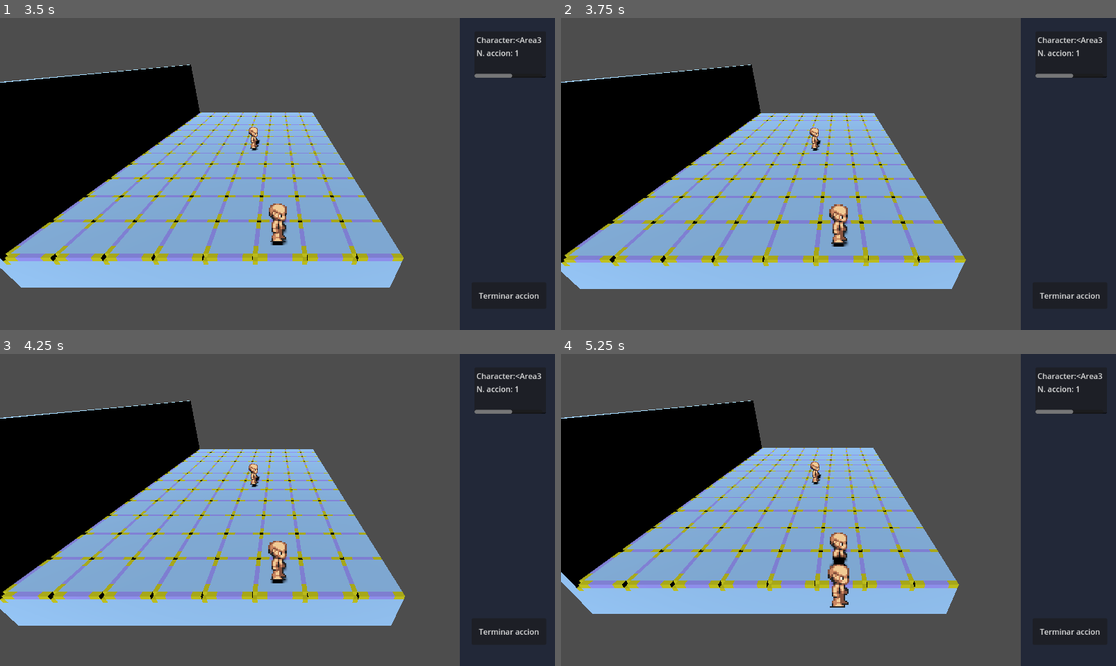
Above: before the commit, frames 1-4 (two rows, left to right).
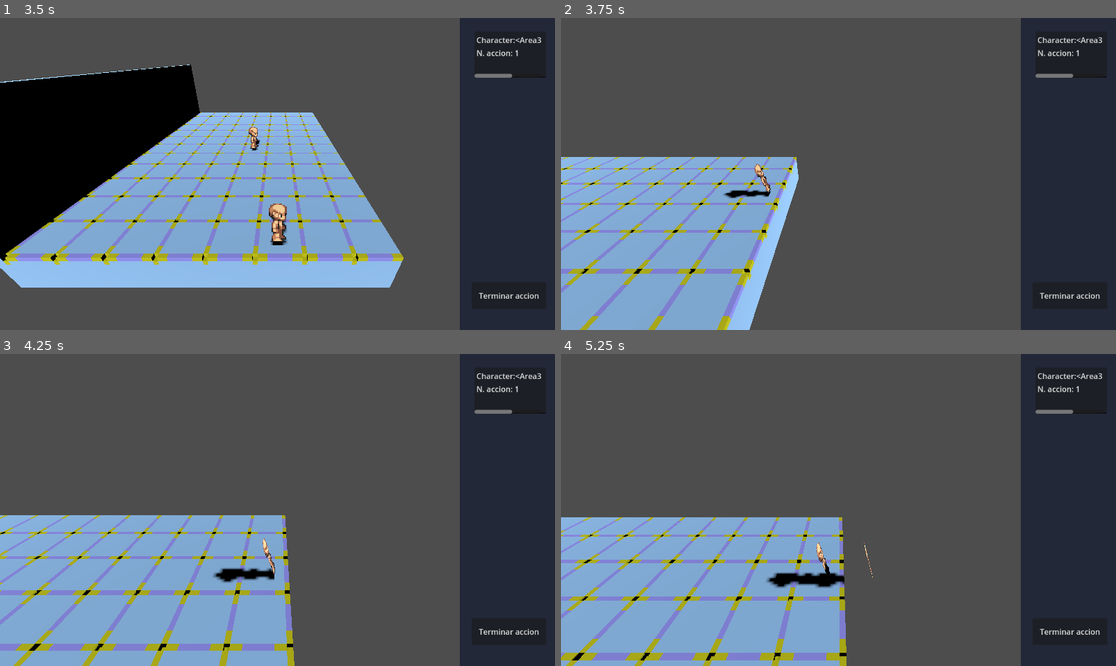
Above: after the commit, the same moments.

Repository: Karbajo/D-D
Game: Godot game, scene res://assets/objects/test/test1.tscn
The game is run twice, just before and just after one commit, with the same random seed, the same clock (stepped at 60 frames per second) and the same inputs. The project has no main scene, so this scene is started directly.
Inputs (mouse positions are in pixels of both pictures, inside the frame that each line leads up to):
- Up to frame 1 (3.5 s): move the mouse to (399, 158) at 0.52 s; hold D (right) 0.53-1.28 s; click (399, 158) at 0.6 s; move the mouse to (166, 189) at 1.27 s; hold S (back) 1.28-2.03 s; click (166, 189) at 1.35 s; move the mouse to (333, 105) at 2.02 s; hold D (right) 2.03-2.78 s; click (333, 105) at 2.1 s; move the mouse to (249, 236) at 2.77 s; hold W (forward) from 2.78 s (still down); click (249, 236) at 2.85 s
- Up to frame 2 (3.75 s): move the mouse to (1005, 220) at 3.52 s; release W (forward) at 3.53 s; hold Q (left_rotation) from 3.53 s (still down); click (1005, 220) at 3.6 s
- Up to frame 3 (4.25 s): keep holding Q (left_rotation)
- Up to frame 4 (5.25 s): move the mouse to (672, 463) at 4.27 s; click (672, 463) at 4.35 s; move the mouse to (866, 510) at 5.02 s; release Q (left_rotation) at 5.03 s; hold S (back) from 5.03 s (still down); click (866, 510) at 5.1 s

Frame 1 is identical in both runs. In frame 2, 41% of the frame differs, in the area x 0-73%, y 14-100%; in frame 3, 42%; in frame 4, 43%, in the area x 0-72%, y 14-100%.

Commit message:
Rotación de cámara

Diff:
--- a/D&D/scripts/follow_player.gd
+++ b/D&D/scripts/follow_player.gd
@@ -1,23 +1,19 @@
 extends XRCamera3D
 
 @export var current_character : Area3D
-var offset = Vector3(0,3,3)
+var offset = [Vector3(0,3,3), Vector3(-3,3,0), Vector3(0,3,-3), Vector3(3,3,0)]
+var current_offset = 0
+
 var rotation_axis = Vector3(1,0,0)
 var smooth_speed = 5
 
 # Called when the node enters the scene tree for the first time.
 func _ready():
-	position = current_character.position + offset
+	position = current_character.position + offset[current_offset]
 
 func change_turn():
 	current_character = Controller.get_actual_player()
 
 # Called every frame. 'delta' is the elapsed time since the previous frame.
 func _process(delta):
-	transform.origin = lerp(transform.origin, current_character.position + offset, smooth_speed * delta)
-#	check_input()
-#
-#func check_input():
-#	if Input.is_action_just_pressed("left_rotation"):
-#		transform = transform.rotated(Vector3(0,1,0), -PI/2)
-#		offset += Vector3(-3,0,-3)
+	transform.origin = lerp(transform.origin, current_character.position + offset[current_offset], smooth_speed * delta)
--- a/D&D/scripts/game_manager.gd
+++ b/D&D/scripts/game_manager.gd
@@ -1,6 +1,8 @@
 extends Node3D
 
 @onready var characters = [$Character, $Character2]
+@onready var enemies = [$Enemie]
+@onready var camera = $XRCamera3D
 
 # Called when the node enters the scene tree for the first time.
 func _ready():
@@ -26,4 +28,12 @@
 
 # Called every frame. 'delta' is the elapsed time since the previous frame.
 func _process(delta):
-	pass
+	check_input()
+
+func check_input():
+	if Input.is_action_just_pressed("left_rotation"):
+		camera.transform = camera.transform.rotated(Vector3(0,1,0), -PI/2)
+		camera.current_offset = (camera.current_offset + 1) % 4
+
+#		for character in characters:
+#			character.rotation = Vector3(-PI/180,0,0)
